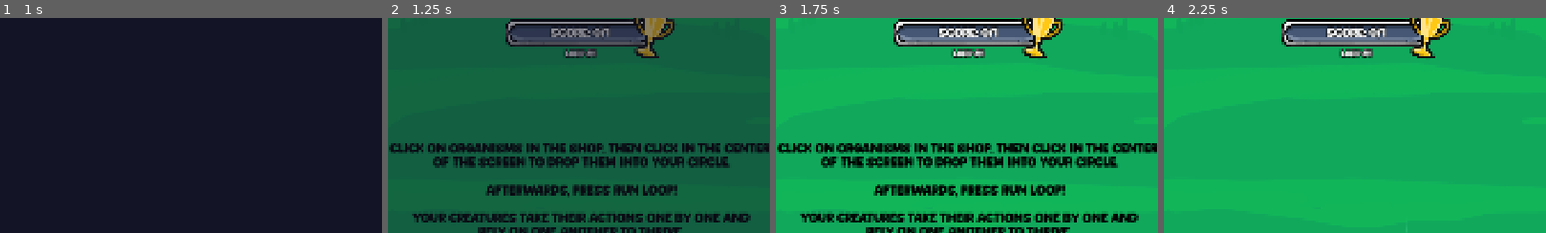
Above: before the commit, frames 1-4 (left to right).
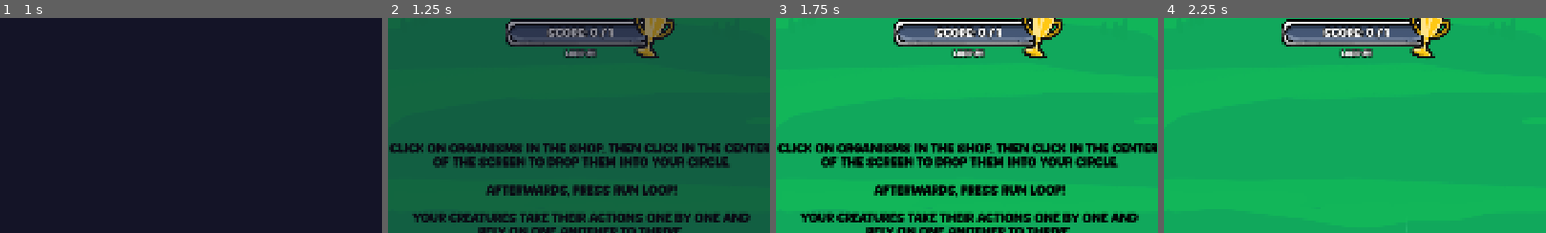
Above: after the commit, the same moments.

Repository: elliotfontaine/gmtk-2025-submission
Game: Godot game, scene res://scenes/main_menu.tscn
Two runs of this game, one before a commit and one after it. Both use one fixed random seed, a clock stepped at 60 frames per second and the inputs below. The engine's default icon, where the game draws it, is replaced by a stand-in: a white triangle on a blue panel in a dark square.
Inputs (mouse positions are % of the whole screen's width and height, from its top left):
- Up to frame 1 (1 s): click "play" at 0.5 s
- Up to frame 2 (1.25 s): no input
- Up to frame 3 (1.75 s): tap Enter at 1.25 s; move the mouse to (72, 45) at 1.27 s; hold D from 1.28 s (still down); hold Shift from 1.28 s (still down); click (72, 45) at 1.42 s
- Up to frame 4 (2.25 s): release D at 2 s; release Shift at 2 s; click (8, 48) at 2 s
The pictures show only the part of the screen within x 38-88%, y 4-54%; the shares and areas given below are measured in that part.

Frame 1 is identical in both runs. In frame 2, 0.5% of the frame differs, in the area x 41-59%, y 4-9%; in frame 3, 0.7%, in the area x 41-59%, y 3-9%; in frame 4, 0.7%.

Commit message:
fix(visuals): reduce zoom factor a bit and fix score target display on first loop

Diff:
--- a/scenes/world.gd
+++ b/scenes/world.gd
@@ -8,7 +8,7 @@
 ##change this value to dictate the creature size you want:
 const initial_radius: float = 1.0 / 7
 ##change this value to dictate how much space the loop should take:
-const zoom_factor: float = 0.7
+const zoom_factor: float = 0.6
 const base_creature_distance: int = 60
 
 const reroll_base_price: int = 10
--- a/scenes/world.tscn
+++ b/scenes/world.tscn
@@ -251,7 +251,7 @@
 theme_override_colors/font_outline_color = Color(0, 0, 0, 1)
 theme_override_constants/outline_size = 9
 theme_override_font_sizes/font_size = 30
-text = "SCORE: 0/1"
+text = "SCORE: 0 / 1"
 horizontal_alignment = 1
 vertical_alignment = 1
 
